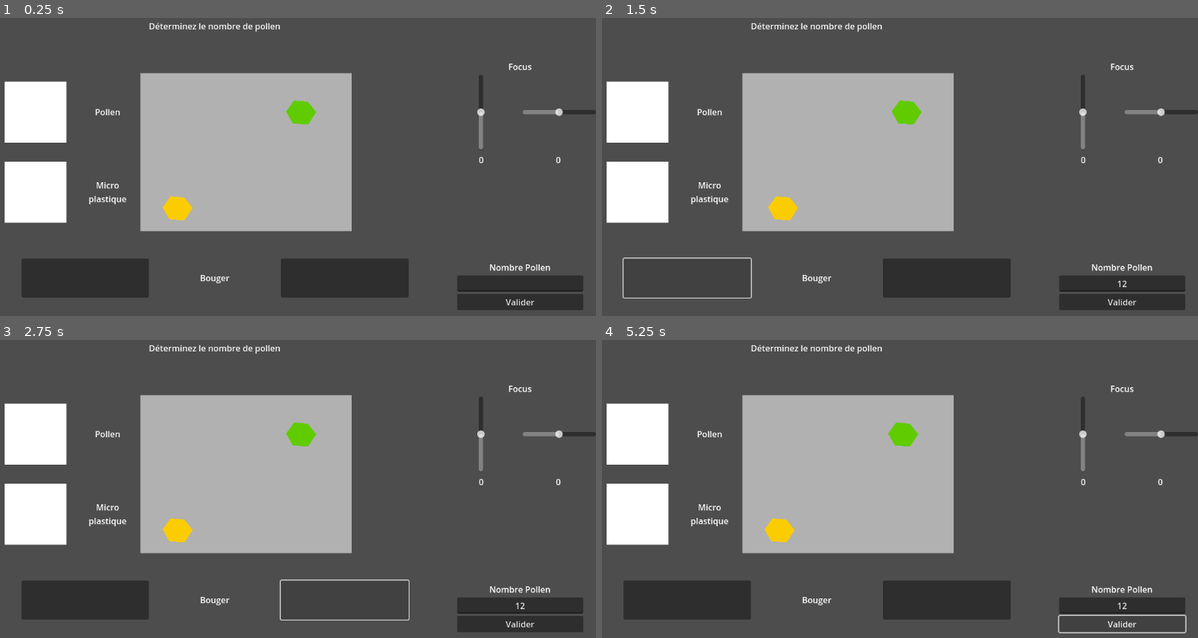
Above: before the commit, frames 1-4 (two rows, left to right).
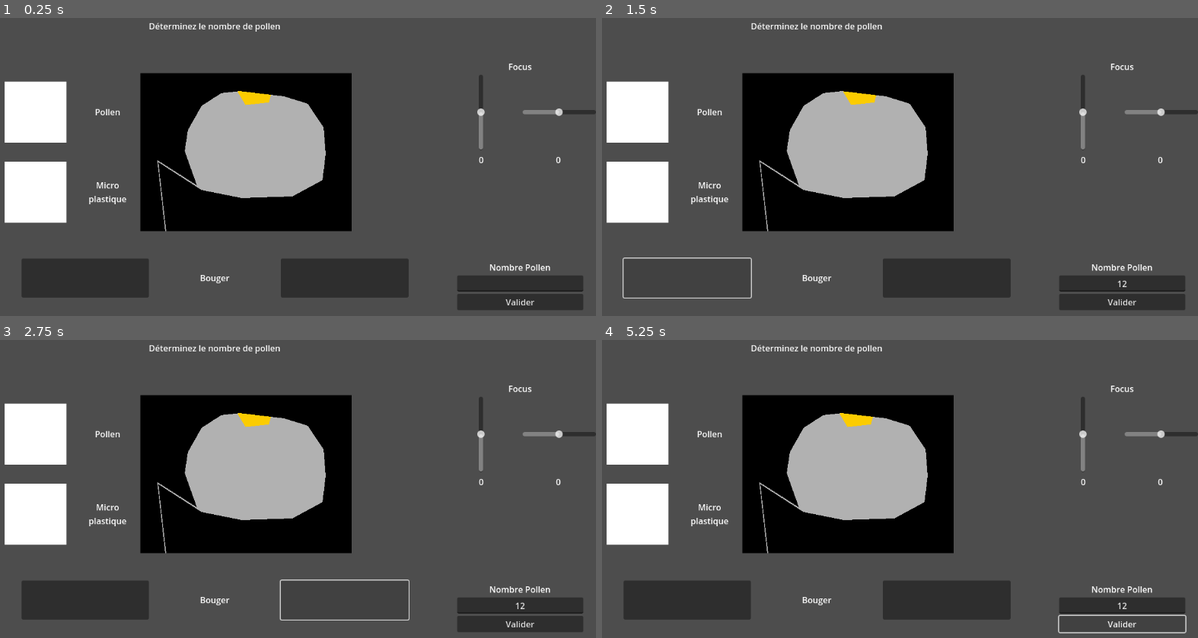
Above: after the commit, the same moments.

Repository: rmonthil-game-jams/scientific-jam-2024
Game: Godot game, scene res://louis/microscope_game/microscope.tscn
The game is run twice, just before and just after one commit, with the same random seed, the same clock (stepped at 60 frames per second) and the same inputs. This scene is started directly instead of the project's main scene.
Inputs (mouse positions are in pixels of both pictures, inside the frame that each line leads up to):
- Up to frame 1 (0.25 s): no input
- Up to frame 2 (1.5 s): click (1120, 283) at 0.52 s; type "12" at 0.6 s; click (685, 277) at 1.25 s
- Up to frame 3 (2.75 s): click (345, 599) at 2 s
- Up to frame 4 (5.25 s): click "Valider" at 2.75 s; click (685, 599) at 3.5 s; click (947, 599) at 4.25 s; click "Valider" at 5 s

The runs differ from the first frame. In frame 1, 12% of the frame differs, in the area x 23-60%, y 18-72%; in frame 2, 12%; in frame 3, 12%; in frame 4, 12%.

Commit message:
génération aléatoire, et placeholder lunette

Diff:
--- a/project/louis/microscope_game/micro_body.tscn
+++ b/project/louis/microscope_game/micro_body.tscn
@@ -1,4 +1,7 @@
-[gd_scene format=3 uid="uid://c47w0lc5iumgs"]
+[gd_scene load_steps=2 format=3 uid="uid://c47w0lc5iumgs"]
+
+[sub_resource type="CircleShape2D" id="CircleShape2D_rda1j"]
+radius = 34.0
 
 [node name="MicroBody" type="RigidBody2D"]
 
@@ -6,6 +9,7 @@
 
 [node name="Polygon2DPlaceholder" type="Polygon2D" parent="Sprite2D"]
 position = Vector2(6, -11)
-polygon = PackedVector2Array(-18, -10, -33, 11, -20, 34, 9, 35, 24, 12, 8, -8)
+polygon = PackedVector2Array(-27, -15, -40, 14, -25, 39, 19, 34, 27, 5, 10, -19)
 
 [node name="CollisionShape2D" type="CollisionShape2D" parent="."]
+shape = SubResource("CircleShape2D_rda1j")
--- a/project/louis/microscope_game/microscope.gd
+++ b/project/louis/microscope_game/microscope.gd
@@ -3,6 +3,7 @@
 signal microscope_ok
 var pollen_number : int
 var move_speed : int = 200
+var gen_radius_spread : int = 400
 @onready var line_edit = $HBoxContainer/VBoxContainer/MarginContainer2/VBoxContainer/LineEdit
 @onready var v_slider = $HBoxContainer/VBoxContainer/MarginContainer/VBoxContainer/HBoxContainer/VSlider
 @onready var h_slider = $HBoxContainer/VBoxContainer/MarginContainer/VBoxContainer/HBoxContainer/HSlider
@@ -10,26 +11,41 @@
 @onready var label_h_slider = $HBoxContainer/VBoxContainer/MarginContainer/VBoxContainer/HBoxContainer2/LabelHSlider
 var moving_left : bool = false
 var moving_right : bool = false
-@onready var camera_2d = $HBoxContainer/VBoxContainer2/HBoxContainer/SubViewportContainer/SubViewport/Sample/Plate/Camera2D
 @onready var sample = $HBoxContainer/VBoxContainer2/HBoxContainer/SubViewportContainer/SubViewport/Sample
+@onready var micro_bodies = $HBoxContainer/VBoxContainer2/HBoxContainer/SubViewportContainer/SubViewport/Sample/MicroBodies
+@onready var circle_lense = $HBoxContainer/VBoxContainer2/HBoxContainer/SubViewportContainer/SubViewport/Sample/CircleLense
 
+var pollen_scene : PackedScene = preload("res://louis/microscope_game/pollen.tscn")
+var micro_plastic_scene : PackedScene = preload("res://louis/microscope_game/micro_plastic.tscn")
 
 func _ready():
 	generate_bodies()
 	v_slider.value = 0
 	h_slider.value = 0
+	var random = RandomNumberGenerator.new()
+	random.randomize()
 
 
 func _process(delta):
 	if moving_left:
-		camera_2d.position.x -= move_speed * delta
+		circle_lense.position.x -= move_speed * delta
 	if moving_right:
-		camera_2d.position.x += move_speed * delta
+		circle_lense.position.x += move_speed * delta
 
 #randomly generates micro bodies
 func generate_bodies():
-	pollen_number = 10 #todo: generate number 'around' 10
+	pollen_number = randi() % 5 + 6 #entier entre 6 et 10 inclus
+	var micro_plastic_number = randi() % 5 + 4 #entier entre 4 et 8 inclus
 	#generate bodies
+
+	for i in range(pollen_number):
+		var pollen = pollen_scene.instantiate() as RigidBody2D
+		pollen.position = Vector2((2*randf()-1) * gen_radius_spread, (2*randf()-1) * gen_radius_spread)
+		micro_bodies.add_child(pollen)
+	for i in range(micro_plastic_number):
+		var micro_plastic = micro_plastic_scene.instantiate() as RigidBody2D
+		micro_plastic.position = Vector2((2*randf()-1) * gen_radius_spread, (2*randf()-1) * gen_radius_spread)
+		micro_bodies.add_child(micro_plastic)
 
 func success():
 	print("success")
--- a/project/louis/microscope_game/microscope.tscn
+++ b/project/louis/microscope_game/microscope.tscn
@@ -1,8 +1,6 @@
-[gd_scene load_steps=4 format=3 uid="uid://c1sucnaub2yhn"]
+[gd_scene load_steps=2 format=3 uid="uid://c1sucnaub2yhn"]
 
 [ext_resource type="Script" path="res://louis/microscope_game/microscope.gd" id="1_u0ooi"]
-[ext_resource type="PackedScene" uid="uid://ddfxscqngi6l4" path="res://louis/microscope_game/pollen.tscn" id="2_mbumj"]
-[ext_resource type="PackedScene" uid="uid://c078stpptl7i2" path="res://louis/microscope_game/micro_plastic.tscn" id="3_rmekv"]
 
 [node name="Microscope" type="Control"]
 layout_mode = 3
@@ -113,19 +111,19 @@
 
 [node name="Polygon2D" type="Polygon2D" parent="HBoxContainer/VBoxContainer2/HBoxContainer/SubViewportContainer/SubViewport/Sample/Plate/Sprite2D"]
 color = Color(0.694118, 0.694118, 0.694118, 1)
-polygon = PackedVector2Array(-144, -229, -254, -110, -246, 116, -127, 254, 134, 254, 279, 109, 272, -124, 123, -235)
+polygon = PackedVector2Array(-227, -437, -484, -181, -488, 186, -224, 471, 244, 485, 532, 207, 511, -185, 268, -466)
 
 [node name="CollisionShape2D" type="CollisionShape2D" parent="HBoxContainer/VBoxContainer2/HBoxContainer/SubViewportContainer/SubViewport/Sample/Plate"]
 
-[node name="Camera2D" type="Camera2D" parent="HBoxContainer/VBoxContainer2/HBoxContainer/SubViewportContainer/SubViewport/Sample/Plate"]
-
 [node name="MicroBodies" type="Node2D" parent="HBoxContainer/VBoxContainer2/HBoxContainer/SubViewportContainer/SubViewport/Sample"]
 
-[node name="Pollen" parent="HBoxContainer/VBoxContainer2/HBoxContainer/SubViewportContainer/SubViewport/Sample/MicroBodies" instance=ExtResource("2_mbumj")]
-position = Vector2(-131, 105)
-
-[node name="MicroPlastic" parent="HBoxContainer/VBoxContainer2/HBoxContainer/SubViewportContainer/SubViewport/Sample/MicroBodies" instance=ExtResource("3_rmekv")]
-position = Vector2(103, -77)
+[node name="CircleLense" type="Sprite2D" parent="HBoxContainer/VBoxContainer2/HBoxContainer/SubViewportContainer/SubViewport/Sample"]
+
+[node name="Polygon2D" type="Polygon2D" parent="HBoxContainer/VBoxContainer2/HBoxContainer/SubViewportContainer/SubViewport/Sample/CircleLense"]
+color = Color(0, 0, 0, 1)
+polygon = PackedVector2Array(-230, 165, -238, -155, 216, -161, 217, 163, -149, 168, -166, 19, -84, 72, -8, 87, 88, 84, 145, 53, 151, 3, 147, -47, 117, -92, 72, -106, -12, -116, -47, -112, -84, -88, -110, -42, -116, -2, -93, 63, -168, 15, -151, 168)
+
+[node name="Camera2D" type="Camera2D" parent="HBoxContainer/VBoxContainer2/HBoxContainer/SubViewportContainer/SubViewport/Sample/CircleLense"]
 
 [node name="MarginContainer" type="MarginContainer" parent="HBoxContainer/VBoxContainer2"]
 layout_mode = 2
